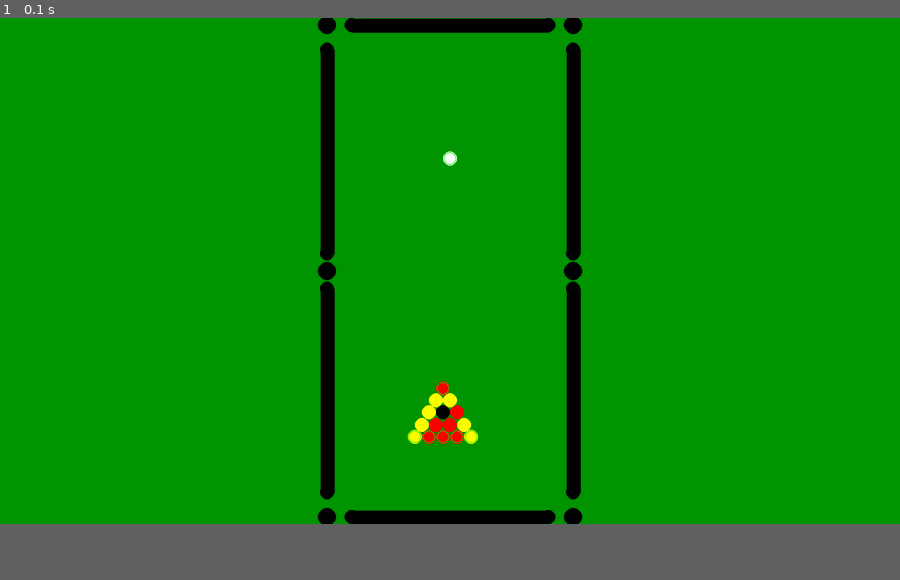
Above: before the commit, frame 1.
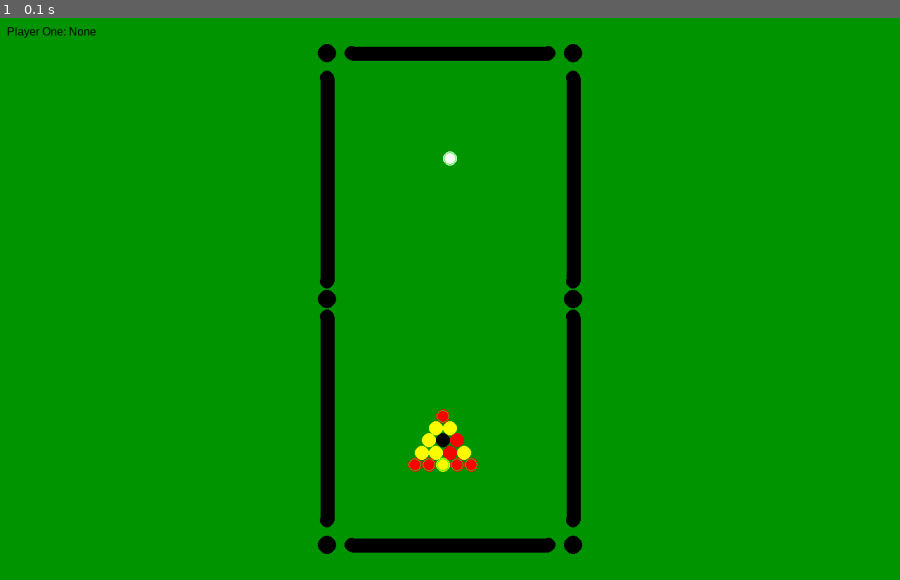
Above: after the commit, the same moment.

Repository: simonlav24/PoolGame
Game: pygame game, started from Main.py
The game is run twice, just before and just after one commit, with the same random seed, the same clock (stepped at 60 frames per second) and the same inputs.
Inputs:
- Up to frame 1 (0.1 s): no input
In our replay, the window is 900x506 before the commit and 900x562 after it. These sizes can differ from the game's own. Grey fills any space a smaller window leaves; there, only what the larger window draws over its background counts as a difference.

The runs differ from the first frame. In frame 1, 3.9% of the frame differs, in the area x 0-65%, y 0-96%.

Commit message:
state machine and rules

Diff:
--- a/Main.py
+++ b/Main.py
@@ -3,36 +3,28 @@
 from pygame.math import Vector2
 from math import sqrt
 from random import shuffle
+from typing import List, Tuple
+from enum import Enum
 from Calc import *
-from typing import List
-
-BALL_NONE = 0
-BALL_CUE = 1
-BALL_TEAM1 = 2
-BALL_TEAM2 = 3
-BALL_BLACK = 4
-
-ball_color = [
-    (0,0,0),
-    (255,255,255),
-    (255,255,0),
-    (255,0,0),
-    (0,0,0)
-]
+from StateMachine import *
+
+
 
 class Ball:
     _radius = 10
-    _overlapping = []
     _reg: List['Ball'] = []
     _fakes: List['Ball'] = []
-    _collisions = []
+    _collisions: Tuple['Ball', 'Ball'] = []
     _ball_to_remove: List['Ball'] = []
     _entered_balls: List['Ball'] = []
-    def __init__(self, pos=Vector2(0,0), fake=False, type=BALL_NONE):
+    _first_cue_touch: BallType = None
+    _potted_this_turn: List[BallType] = []
+    def __init__(self, pos=Vector2(0,0), fake=False, type=BallType.BALL_NONE):
         self.pos = pos
         self.vel = Vector2(0,0)
         self.acc = Vector2(0,0)
         self.stable = False
+        self.is_fake = fake
         if fake:
             Ball._fakes.append(self)
         else:
@@ -60,6 +52,11 @@
             self.stable = True
 
         self.acc *= 0
+
+    def potted(self):
+        Ball._entered_balls.append(self)
+        Ball._potted_this_turn.append(self.type)
+        Ball._reg.remove(self)
 
     def resolve_line_collision():
         for ball in Ball._reg:
@@ -78,7 +75,6 @@
                     overlap = 1.0 * (distance - Ball._radius * 2)
                     ball.pos -= overlap * (ball.pos - b.pos) / distance
                     Ball._collisions.append((ball, b))
-
 
     def resolve_ball_collisions():
         for ball in Ball._reg + Ball._fakes:
@@ -94,6 +90,12 @@
                     Ball._collisions.append((ball, target))
 
         for ball, target in Ball._collisions:
+            # check for first cue touch
+            if all([Ball._first_cue_touch is None,
+                    not ball.is_fake and not target.is_fake,
+                    (ball.type == BallType.BALL_CUE or target.type == BallType.BALL_CUE)]):
+                Ball._first_cue_touch = target.type if target.type != BallType.BALL_CUE else ball.type
+
             distance = ball.pos.distance_to(target.pos)
 
             normal = (target.pos - ball.pos) / distance
@@ -112,7 +114,7 @@
         Ball._collisions = []
 
     def draw(self):
-        pygame.draw.circle(win, ball_color[self.type], self.pos, Ball._radius)
+        pygame.draw.circle(win, self.type.get_color(), self.pos, Ball._radius)
         if self.stable:
             pygame.draw.circle(win, (0,255,0), self.pos, Ball._radius - 1, 1)
 
@@ -125,16 +127,44 @@
             Ball.resolve_ball_collisions()
 
         for ball in Ball._ball_to_remove:
-            Ball._entered_balls.append(ball)
-            Ball._reg.remove(ball)
+            ball.potted()
         Ball._ball_to_remove.clear()
+
+    def check_stability():
+        for ball in Ball._reg:
+            if not ball.stable:
+                return False
+        return True
 
     def draw_balls():
         for ball in Ball._reg:
             ball.draw()
 
+class CueBall(Ball):
+    def __init__(self, pos=Vector2(0,0)):
+        super().__init__(pos, type=BallType.BALL_CUE)
+        self.is_out = False
+
+    def new_turn(self):
+        Ball._first_cue_touch = None
+        Ball._potted_this_turn = []
+
+    def get_first_touch(self):
+        return Ball._first_cue_touch
+
+    def get_potted_this_turn(self):
+        return Ball._potted_this_turn
+
+    def set_pos(self, pos):
+        self.pos = Vector2(pos)
+
+    def potted(self):
+        self.is_out = True
+        Ball._potted_this_turn.append(self.type)
+        Ball._reg.remove(self)
+
 class Line:
-    _reg = []
+    _reg: List['Line'] = []
     def __init__(self, start: Vector2, end: Vector2):
         Line._reg.append(self)
         self.start = start
@@ -150,7 +180,7 @@
             line.draw()
 
 class Hole:
-    _reg = []
+    _reg: List['Hole'] = []
     def __init__(self, pos: Vector2):
         Hole._reg.append(self)
         self.pos = pos
@@ -174,19 +204,28 @@
 if __name__ == '__main__':
 
     pygame.init()
-    win = pygame.display.set_mode((1280, 720))
+    win = pygame.display.set_mode((1280, 800))
     clock = pygame.time.Clock()
 
-    types = [BALL_TEAM1] * 7 + [BALL_TEAM2] * 7 + [BALL_BLACK]
+    font1 = pygame.font.SysFont('Arial', 16)
+
+    types = [BallType.BALL_SOLID] * 7 + [BallType.BALL_STRIPE] * 7
     shuffle(types)
     offx = win.get_width() / 2
     offy = win.get_height() / 2 + 150
+
+    ball_count = 0
     for i in range(6):
         for j in range(-i, i, 2):
             type = types.pop()
+            if ball_count == 4:
+                types.append(type)
+                type = BallType.BALL_BLACK
             Ball(Vector2(10 * j + offx, 10 * i * sqrt(3) + offy), type=type)
-
-    Ball(Vector2(win.get_width() / 2, 200), type=BALL_CUE)
+            ball_count += 1
+
+    cue_ball = CueBall(Vector2(win.get_width() / 2, 200))
+    cue_selected = False
     # Ball(Vector2(win.get_width() / 2, 400), type=BALL_TEAM1)
 
     pool_line = 350
@@ -201,12 +240,9 @@
 
     Line(Vector2(left, top + pool_d_slit), Vector2(left, center - pool_slit))
     Line(Vector2(left, bottom - pool_d_slit), Vector2(left, center + pool_slit))
-
     Line(Vector2(left + pool_d_slit, bottom), Vector2(right - pool_d_slit, bottom))
-
     Line(Vector2(right, bottom - pool_d_slit), Vector2(right, center + pool_slit))
     Line(Vector2(right, center - pool_slit), Vector2(right, top + pool_d_slit))
-
     Line(Vector2(left + pool_d_slit, top), Vector2(right - pool_d_slit, top))
 
     Hole(Vector2(left, center))
@@ -216,7 +252,7 @@
     Hole(Vector2(left, bottom))
     Hole(Vector2(right, bottom))
 
-    selected_ball: Ball = None
+    game_state = GameState()
 
     done = False
     while not done:
@@ -224,64 +260,91 @@
         for event in pygame.event.get():
             if event.type == pygame.QUIT:
                 done = True
-            if event.type == pygame.MOUSEBUTTONDOWN:
-                if event.button == 1:
-                    for b in Ball._reg:
-                        if b.pos.distance_squared_to(pygame.mouse.get_pos()) < Ball._radius **2:
-                            selected_ball = b
-            if event.type == pygame.MOUSEBUTTONUP:
-                if selected_ball:
-                    power = selected_ball.pos.distance_to(pygame.mouse.get_pos())
-                    direction = (selected_ball.pos - pygame.mouse.get_pos()).normalize()
-                    power = min(power, 150.0)
-                    selected_ball.set_vel(direction * power * 0.05)
-                selected_ball = None
+            if game_state.get_state() == State.PLAY:
+                if event.type == pygame.MOUSEBUTTONDOWN:
+                    if event.button == 1:
+                        if cue_ball.pos.distance_squared_to(pygame.mouse.get_pos()) < Ball._radius **2:
+                            cue_selected = True
+                if event.type == pygame.MOUSEBUTTONUP:
+                    if cue_selected:
+                        power = cue_ball.pos.distance_to(pygame.mouse.get_pos())
+                        direction = (cue_ball.pos - pygame.mouse.get_pos()).normalize()
+                        power = min(power, 150.0)
+                        cue_ball.set_vel(direction * power * 0.05)
+                        game_state.update()
+                    cue_selected = False
+            elif game_state.get_state() == State.MOVING_CUE_BALL:
+                if event.type == pygame.MOUSEBUTTONDOWN:
+                    if event.button == 1:
+                        if cue_ball.is_out:
+                            cue_ball = CueBall(pygame.mouse.get_pos())
+                        else:
+                            cue_ball.set_pos(pygame.mouse.get_pos())
+                        game_state.update()
 
         keys = pygame.key.get_pressed()
         if keys[pygame.K_ESCAPE]:
             done = True
 
-        win.fill((0, 150, 0))
-
+        # step
         Ball.step_balls()
         for hole in Hole._reg:
             hole.step()
-
+        if game_state.get_state() == State.WAIT_FOR_STABLE:
+            if Ball.check_stability():
+                # determine next turn
+                game_state.potted_this_turn = cue_ball.get_potted_this_turn()
+                game_state.first_touch = cue_ball.get_first_touch()
+                game_state.update()
+                cue_ball.new_turn()
+
+        # draw
+        win.fill((0, 150, 0))
         for hole in Hole._reg:
             hole.draw()
         Ball.draw_balls()
         Line.draw_lines()
 
         # draw guides
-        if selected_ball:
+        if cue_selected:
             mouse = pygame.mouse.get_pos()
-            vec = selected_ball.pos - mouse
-            pygame.draw.line(win, (255,255,0), selected_ball.pos, selected_ball.pos + vec * 3)
+            vec = cue_ball.pos - mouse
+            pygame.draw.line(win, (255,255,0), cue_ball.pos, cue_ball.pos + vec * 3)
 
             guide_points = []
             for ball in Ball._reg:
-                if ball is selected_ball:
+                if ball is cue_ball:
                     continue
-                if vec.length == 0:
-                    continue
-                point = find_collision_centers_on_line(ball.pos, selected_ball.pos, vec.normalize(), Ball._radius)
+                try:
+                    vec_normalized = vec.normalize()
+                except ValueError as e:
+                    vec_normalized = Vector2(0,0)
+
+                point = find_collision_centers_on_line(ball.pos, cue_ball.pos, vec_normalized, Ball._radius)
                 if not point:
                     continue
-                mouse_to_cue = selected_ball.pos - mouse
-                cue_to_guide = point - selected_ball.pos
+                mouse_to_cue = cue_ball.pos - mouse
+                cue_to_guide = point - cue_ball.pos
                 if mouse_to_cue.dot(cue_to_guide) > 0:
                     guide_points.append((point, ball))
 
             if len(guide_points) > 0:
-                point, ball = min(guide_points, key=lambda p: selected_ball.pos.distance_squared_to(p[0]))
+                point, ball = min(guide_points, key=lambda p: cue_ball.pos.distance_squared_to(p[0]))
                 pygame.draw.circle(win, (255,255,0), point, Ball._radius, 1)
                 bounce_vec = ball.pos - point
                 pygame.draw.line(win, (255,255,0), point, point + bounce_vec * 4)
 
+        if game_state.get_state() == State.MOVING_CUE_BALL:
+            pygame.draw.circle(win, (255,255,255), pygame.mouse.get_pos(), Ball._radius, 1)
+
         # draw entered balls
         for i, ball in enumerate(Ball._entered_balls):
             pos = Vector2(right + Ball._radius * 4, Ball._radius + i * 2 * Ball._radius)
-            pygame.draw.circle(win, ball_color[ball.type], pos, Ball._radius)
+            pygame.draw.circle(win, ball.type.get_color(), pos, Ball._radius)
+
+        # temporarily display info
+        player_turn_surf = font1.render(f'{str(game_state.get_player())}: {game_state.player_ball_type[game_state.get_player()]}', True, (0,0,0))
+        win.blit(player_turn_surf, (10,10))
 
         pygame.display.update()
         clock.tick(60)
--- /dev/null
+++ b/StateMachine.py
@@ -0,0 +1,132 @@
+
+from enum import Enum
+from typing import List
+
+class State(Enum):
+    PLAY = 0
+    WAIT_FOR_STABLE = 1
+    MOVING_CUE_BALL = 2
+    GAME_OVER = 3
+
+class BallType(Enum):
+    BALL_NONE = 0
+    BALL_CUE = 1
+    BALL_SOLID = 2
+    BALL_STRIPE = 3
+    BALL_BLACK = 4
+
+    def get_color(self):
+        return [
+            (0,0,0),
+            (255,255,255),
+            (255,255,0),
+            (255,0,0),
+            (0,0,0)
+        ].__getitem__(self.value)
+
+    def opposite(self) -> 'BallType':
+        if self == BallType.BALL_SOLID:
+            return BallType.BALL_STRIPE
+        if self == BallType.BALL_STRIPE:
+            return BallType.BALL_SOLID
+        return BallType.BALL_NONE
+
+class Player(Enum):
+    PLAYER_1 = 0
+    PLAYER_2 = 1
+
+    def next(self):
+        members = list(self.__class__)
+        index = members.index(self)
+        next_index = (index + 1) % len(members)
+        return members[next_index]
+
+    def __str__(self):
+        if self == Player.PLAYER_1:
+            return 'Player One'
+        return 'Player Two'
+
+    def __repr__(self):
+        return str(self)
+
+
+class GameState:
+    def __init__(self):
+        self.current_state: State = State.PLAY
+        self.player_turn: Player = Player.PLAYER_1
+
+        self.player_ball_type = {
+            Player.PLAYER_1: None,
+            Player.PLAYER_2: None
+        }
+        self.player_determined = False
+
+        self.potted_this_turn: List[BallType] = []
+        self.first_touch: BallType = None
+
+    def get_state(self) -> State:
+        return self.current_state
+
+    def get_player(self) -> Player:
+        return self.player_turn
+
+    def update(self):
+        next_state: State = None
+
+        match self.current_state:
+            case State.PLAY:
+                next_state = State.WAIT_FOR_STABLE
+
+            case State.WAIT_FOR_STABLE:
+                next_state = State.PLAY
+                advance_turn = True
+                foul = False
+                # determine players turn
+                ## player turn shall change if
+                ## 1. player didnt touch any of his balls first
+                ## 2. player potted cue or black
+                print(f'{self.first_touch=}')
+                print(f'{self.potted_this_turn=}')
+
+                if self.player_determined:
+                    if self.first_touch != self.player_ball_type[self.get_player()]:
+                        # foul: touched illegal ball
+                        foul = True
+
+                if len(self.potted_this_turn) != 0:
+                    # check if players not yet determined their ball type
+                    if not self.player_determined:
+                        first_potted = self.potted_this_turn[0]
+                        if first_potted in [BallType.BALL_SOLID, BallType.BALL_STRIPE]:
+                            self.player_ball_type[self.get_player()] = first_potted
+                            self.player_ball_type[self.get_player().next()] = first_potted.opposite()
+                            self.player_determined = True
+
+                    all_potted_players = True
+                    for type in self.potted_this_turn:
+                        if self.player_ball_type[self.get_player()] != type:
+                            all_potted_players = False
+                    if all_potted_players:
+                        advance_turn = False
+
+                    if BallType.BALL_CUE in self.potted_this_turn:
+                        # foul: potted cue ball
+                        foul = True
+
+                    if BallType.BALL_BLACK in self.potted_this_turn:
+                        next_state = State.GAME_OVER
+
+                if foul:
+                    next_state = State.MOVING_CUE_BALL
+                    advance_turn = True
+                if advance_turn:
+                    self.player_turn = self.player_turn.next()
+                print(f'State: {next_state}')
+
+            case State.MOVING_CUE_BALL:
+                next_state = State.PLAY
+
+            case State.GAME_OVER:
+                next_state = State.GAME_OVER
+
+        self.current_state = next_state
